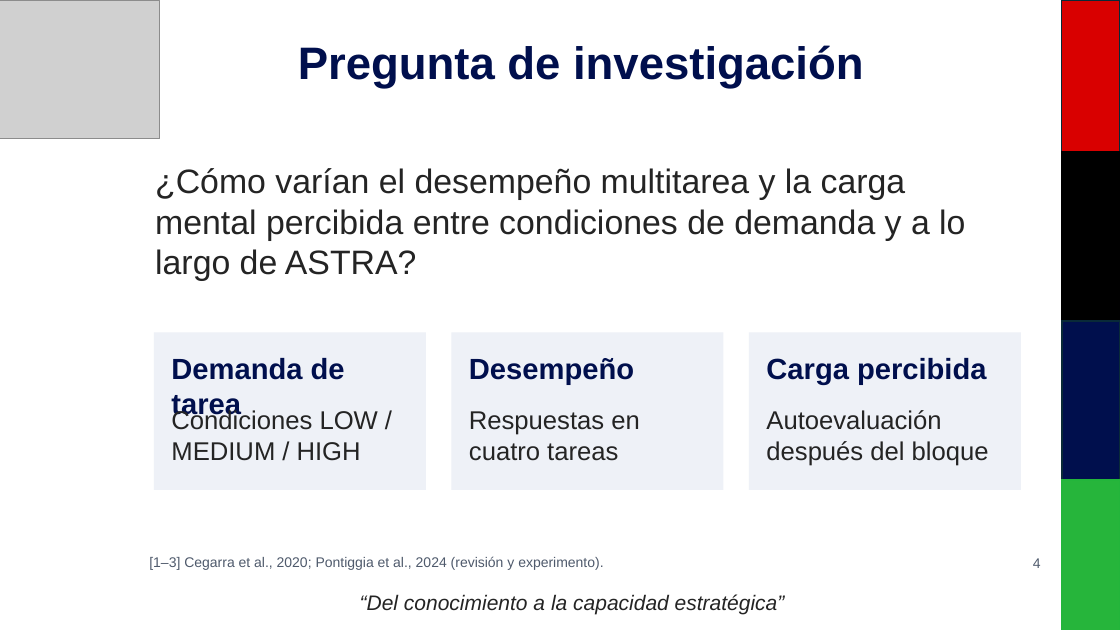
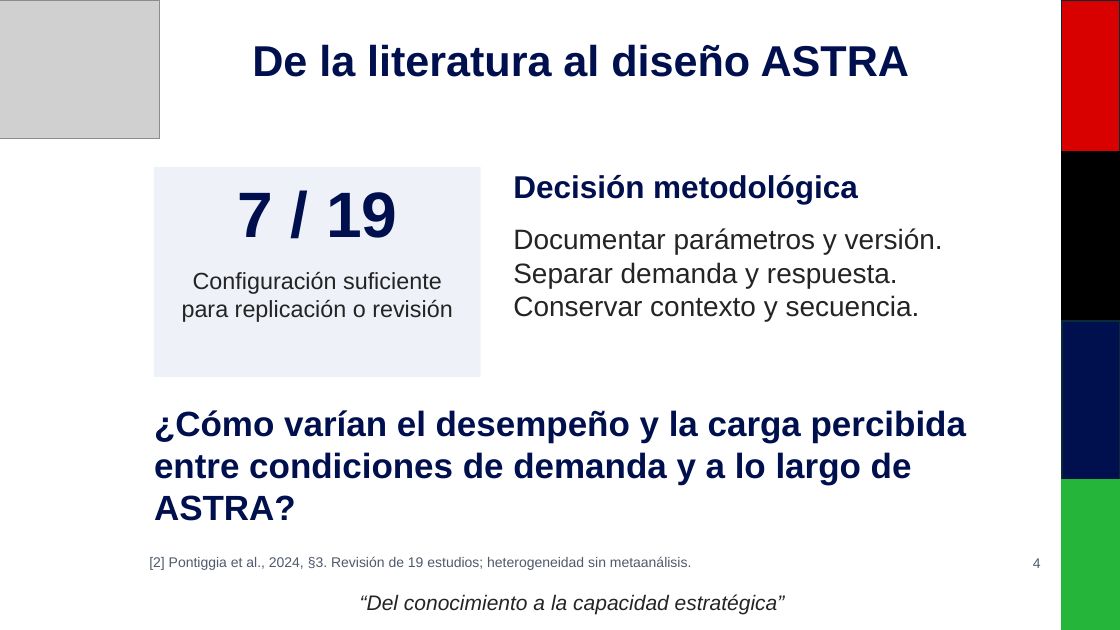
Before and after one commit to strikerdlm/MATB, a slide deck: slide 4 of CEINNA/entregables/ASTRA_MATB_III_CEINNA_es.pptx. Drawn at 1120x630 pixels with LibreOffice and Linux fonts; fonts in the diff are those of the drawing; grey boxes stand for pictures. Boxes give left, top, right and bottom in pixels: in the first picture for what was removed or moved away, otherwise in the second. Text is boxed around its words. In the diff, an @@ line names an element or a change of style, - is before the commit and + after.

```diff
--- a/CEINNA/entregables/ASTRA_MATB_III_CEINNA_es.pptx
+++ b/CEINNA/entregables/ASTRA_MATB_III_CEINNA_es.pptx
@@ text at [252,44,910,77]: text changed; size 39 to 37 pt @@
-Pregunta de investigación
+De la literatura al diseño ASTRA
@@ rectangle: place and size @@
-rectangle at [154,333,426,491]
+rectangle at [154,167,481,377]
@@ text added at [513,175,858,204], 27 pt, text #000F4D, bold @@
+Decisión metodológica
@@ text added at [237,192,397,238], 55 pt, text #000F4D, bold @@
+7 / 19
@@ text added at [513,228,943,322], 24 pt, text #242424 @@
+Documentar parámetros y versión.
+Separar demanda y respuesta.
+Conservar contexto y secuencia.
@@ text at [182,272,452,322]: text changed; size 25 to 20 pt; text colour #000F4D to #242424; bold off @@
-Demanda de tarea
+Configuración suficiente para replicación o revisión
@@ rectangle removed at [452,333,724,491] @@
@@ text removed at [469,358,634,385] @@
-Desempeño
@@ rectangle removed at [749,333,1022,491] @@
@@ text removed at [766,358,986,385] @@
-Carga percibida
@@ text at [154,410,966,521]: text changed; size 29 to 30 pt; text colour #242424 to #000F4D; bold on @@
-¿Cómo varían el desempeño multitarea y la carga mental percibida entre condiciones de demanda y a lo largo de ASTRA?
+¿Cómo varían el desempeño y la carga percibida entre condiciones de demanda y a lo largo de ASTRA?
@@ text removed at [171,408,378,461] @@
-Condiciones LOW / MEDIUM / HIGH
@@ text removed at [469,411,640,461] @@
-Respuestas en cuatro tareas
@@ text removed at [766,410,989,466] @@
-Autoevaluación después del bloque
@@ text at [149,556,692,570]: text changed @@
-[1–3] Cegarra et al., 2020; Pontiggia et al., 2024 (revisión y experimento).
+[2] Pontiggia et al., 2024, §3. Revisión de 19 estudios; heterogeneidad sin metaanálisis.
```
Also in this commit, not shown: 4 other slides changed, 43 other files.
